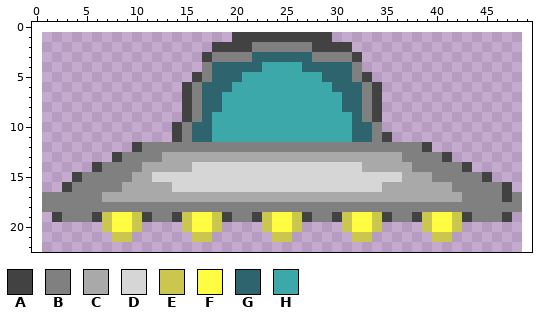
Pixel-art sprite, stored at core/raw-sprites/invader-0.png. The picture above was drawn from the file before the commit.
The file is 48x24 pixels. The old version is drawn lined up with the new one, on the new canvas.
Palette (. is transparent): A #424242  B #808080  C #a9a9a9  D #d6d6d6  E #cbc64e  F #fffc41  G #2e646d  H #3da8a9
Pixels before, first column x 1:
 1 ...................AAAAAAAAAA...................
 2 .................AAAABBBBBBAAAA.................
 3 ................ABBBBGGGGGGBBBBA................
 4 ................BGGGGGHHHHGGGGGB................
 5 ...............ABGGGHHHHHHHHGGGBA...............
 6 ..............ABGGGHHHHHHHHHHGGGBA..............
 7 ..............ABGGHHHHHHHHHHHHGGBA..............
 8 ..............ABGGHHHHHHHHHHHHGGBA..............
 9 ..............ABGHHHHHHHHHHHHHHGBA..............
10 .............ABGGHHHHHHHHHHHHHHGGB..............
11 .............ABGGHHHHHHHHHHHHHHGGBA.............
12 .........ABBBBBBBBBBBBBBBBBBBBBBBBBBBBA.........
13 .......ABBBBCCCCCCCCCCCCCCCCCCCCCCCCBBBBA.......
14 .....ABBBBCCCCCDDDDDDDDDDDDDDDDDCCCCCBBBBBA.....
15 ...ABBBBBCCDDDDDDDDDDDDDDDDDDDDDDDDDCCCBBBBBA...
16 ..ABBBBBCCCCCDDDDDDDDDDDDDDDDDDDDDCCCCCCCBBBBBA.
17 BBBBBBCCCCCCCCCCCCCCCCCCCCCCCCCCCCCCCCCCCCBBBBAB
18 BBBBBBBBBBBBBBBBBBBBBBBBBBBBBBBBBBBBBBBBBBBBBBBB
19 .ABBBAEFFEABBAEFFEABBAEFFEABBAEFFEABBAEFFEABBBA.
20 ......EFFE....EFFE....EFFE....EFFE....EFFE......
21 .......EE......EE......EE......EE......EE.......
Now the later version:
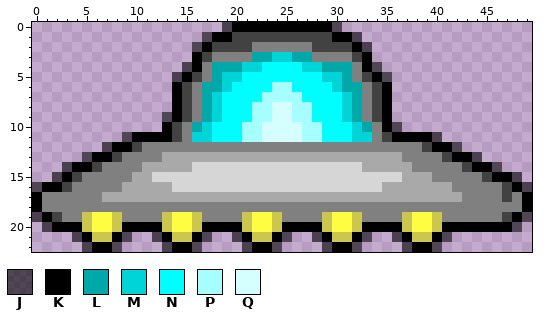
Colours new in this view: J #00000096  K #000000  L #00a8a9  M #00d4d6  N #00fdff  P #a6feff  Q #d4feff
From old to new:
canvas 48x24 -> 50x23, the old top-left corner now at 1,1 (the part of the old canvas that was cut away was empty and is not shown)
Changed rows in their new state; - is an unchanged pixel.
first column x 0:
 0 -------------------JKKKKKKKKKKJ-------------------
 1 -----------------JKK----------KKJ-----------------
 2 ----------------JK--------------KJ----------------
 3 ----------------K-----LLMMLL-----K----------------
 4 ---------------JK-LLLMMNNNNMMLLL-KJ---------------
 5 --------------JK--LMMNNNNNNNNMML--KJ--------------
 6 --------------K--LLMNNNNPPNNNNMLL--K--------------
 7 --------------K--LMNNNNPPPPNNNNML--K--------------
 8 --------------K--LMNNNPPQQPPNNNML--K--------------
 9 -------------JK--LMNNNPPQQPPNNNML--K--------------
10 -------------K--LMNNNPPQQQQPPNNNML-KJ-------------
11 ---------JKKKK--MMNNNPPQQQQPPNNNMM--KKKKJ---------
12 -------JKK------------------------------KKJ-------
13 -----JKK----------------------------------KKJ-----
14 ---JKK--------------------------------------KKJ---
15 --JK------------------------------------------KKJ-
16 JKK---------------------------------------------KJ
17 K------------------------------------------------K
18 K------------------------------------------------K
19 JK---EFFEBBB-EFFEBBB-EFFEBBB-EFFEBBB-EFFEBBB----KJ
20 -JKKKEFFEKKKKEFFEKKKKEFFEKKKKEFFEKKKKEFFEKKKKKKKJ-
21 ----JKEEKJ--JKEEKJ--JKEEKJ--JKEEKJ--JKEEKJ--------
22 -----JKKJ----JKKJ----JKKJ----JKKJ----JKKJ---------
